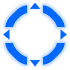
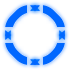
Layer changes from the first 70x70 image to the second:
added layer "Layer 11" above "Layer 10" over [5, 5, 65, 65]
painted on "Layer 10" over [3, 3, 67, 67]
